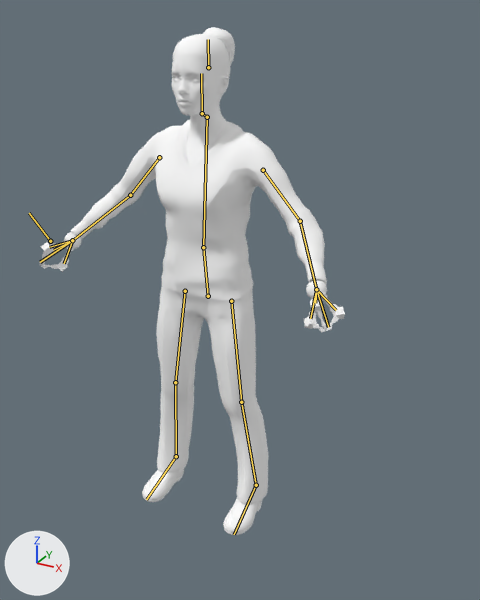
A saved change to the Blender file assets/parkour.blend.
Rendered twice from a 50 mm camera at (1.4, -2.3, 2.21) aimed at (0.15, -0.02, 1.07). The axes (+X, +Y, +Z) are drawn at lower left. The lights are the same throughout. The bones that bend it are drawn over the model as lines.
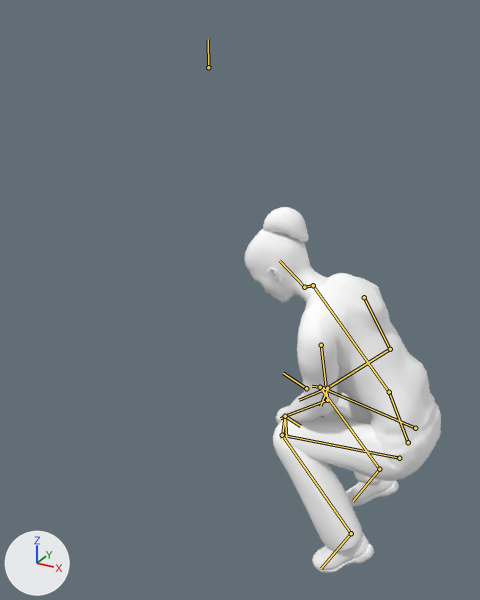
The newer file adds an action. The first version stands in its rest pose; the second is drawn at frame 115 of the action 'trailer7_parkour'.

What differs and where, as boxes (x1, y1, x2, y2) in the pictures (480 x 600 px):
```json
{"object": "mesh", "change": "posed", "before": [39, 27, 345, 535], "after": [245, 207, 441, 573], "on screen": "36% narrower, 28% shorter"}
{"bone": "hips", "before": "(208, 296) to (203, 247)", "after": "(408, 442) to (389, 392)"}
{"bone": "spine", "before": "(203, 247) to (207, 117)", "after": "(389, 392) to (313, 285)"}
{"bone": "head", "before": "(202, 113) to (201, 73)", "after": "(304, 287) to (279, 260)"}
```

Scene script edits in JSON lines:
```json
{"block": "bone_master", "where": "bone_master = bpy.data.objects['metarig'].pose.bones['master']"}
{"op": "set", "path": "bone_master.location", "old": "(0.0, 0.0, 0.0)", "new": "(0.803, 0.006, 0.0)"}
{"op": "set", "path": "bone_master.rotation_quaternion", "old": "(1.0, 0.0, 0.0, 0.0)", "new": "(0.707, 0.0, 0.0, -0.707)", "note": "degrees (0, 0, 0) -> degrees (0, 0, -90)"}
{"block": "bone_hips", "where": "bone_hips = bpy.data.objects['metarig'].pose.bones['hips']"}
{"op": "set", "path": "bone_hips.location", "old": "(0.0, 0.0, 0.0)", "new": "(0.0, -0.489, -0.099)"}
{"op": "set", "path": "bone_hips.rotation_quaternion", "old": "(1.0, 0.0, 0.0, 0.0)", "new": "(0.986, 0.168, 0.0, 0.0)", "note": "degrees (0, 0, 0) -> degrees (19, 0, 0)"}
{"block": "bone_spine", "where": "bone_spine = bpy.data.objects['metarig'].pose.bones['spine']  # child of 'hips'"}
{"op": "set", "path": "bone_spine.rotation_quaternion", "old": "(1.0, 0.0, 0.0, 0.0)", "new": "(0.973, -0.006, 0.001, -0.231)", "note": "degrees (0, 0, 0) -> degrees (-1, 0, -27)"}
{"block": "bone_head", "where": "bone_head = bpy.data.objects['metarig'].pose.bones['head']  # child of 'neck'"}
{"op": "set", "path": "bone_head.rotation_quaternion", "old": "(1.0, 0.0, 0.0, 0.0)", "new": "(0.999, 0.006, 0.013, -0.045)", "note": "degrees (0, 0, 0) -> degrees (1, 2, -5)"}
{"block": "bone_handik_l", "where": "bone_handik_l = bpy.data.objects['metarig'].pose.bones['handIK.L']"}
{"op": "set", "path": "bone_handik_l.location", "old": "(0.0, 0.0, 0.0)", "new": "(0.441, 0.165, -0.666)"}
{"op": "set", "path": "bone_handik_l.rotation_quaternion", "old": "(1.0, 0.0, 0.0, 0.0)", "new": "(0.784, -0.481, 0.2, -0.337)", "note": "degrees (0, 0, 0) -> degrees (-63, -1, -46)"}
{"block": "bone_handik_r", "where": "bone_handik_r = bpy.data.objects['metarig'].pose.bones['handIK.R']"}
{"op": "set", "path": "bone_handik_r.location", "old": "(0.0, 0.0, 0.0)", "new": "(-0.394, 0.047, -0.66)"}
{"op": "set", "path": "bone_handik_r.rotation_quaternion", "old": "(1.0, 0.0, 0.0, 0.0)", "new": "(0.838, 0.01, -0.46, 0.294)", "note": "degrees (0, 0, 0) -> degrees (-24, -51, 50)"}
{"block": "bone_footik_l", "where": "bone_footik_l = bpy.data.objects['metarig'].pose.bones['footIK.L']"}
{"op": "set", "path": "bone_footik_l.location", "old": "(0.0, 0.0, 0.0)", "new": "(-0.016, -0.042, 0.131)"}
{"op": "set", "path": "bone_footik_l.rotation_quaternion", "old": "(1.0, 0.0, 0.0, 0.0)", "new": "(0.935, -0.354, 0.0, 0.0)", "note": "degrees (0, 0, 0) -> degrees (-42, 0, 0)"}
{"block": "bone_footik_r", "where": "bone_footik_r = bpy.data.objects['metarig'].pose.bones['footIK.R']"}
{"op": "set", "path": "bone_footik_r.location", "old": "(0.0, 0.0, 0.0)", "new": "(-0.003, -0.007, 0.128)"}
{"op": "set", "path": "bone_footik_r.rotation_quaternion", "old": "(1.0, 0.0, 0.0, 0.0)", "new": "(0.935, -0.354, 0.0, 0.0)", "note": "degrees (0, 0, 0) -> degrees (-42, 0, 0)"}
```
